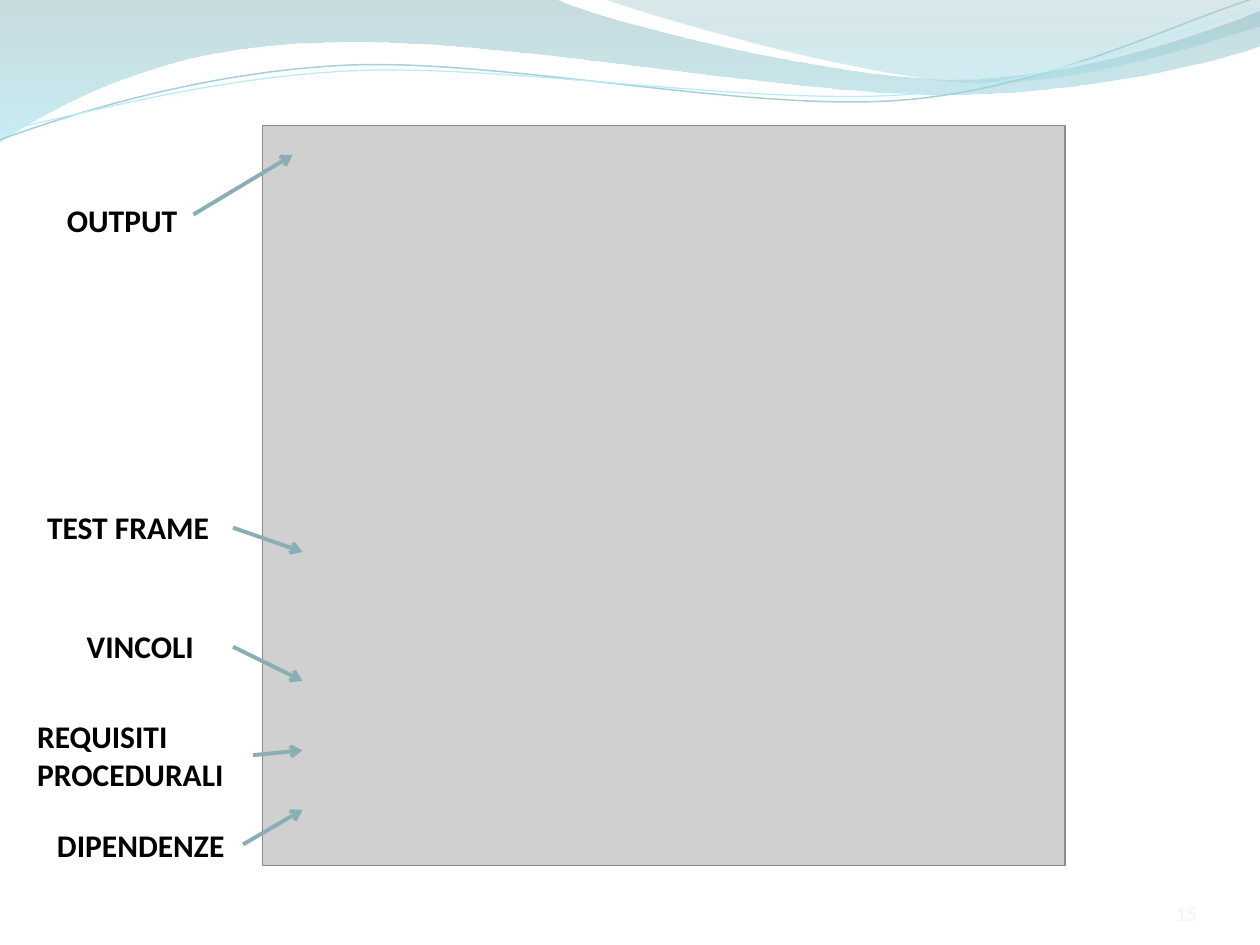
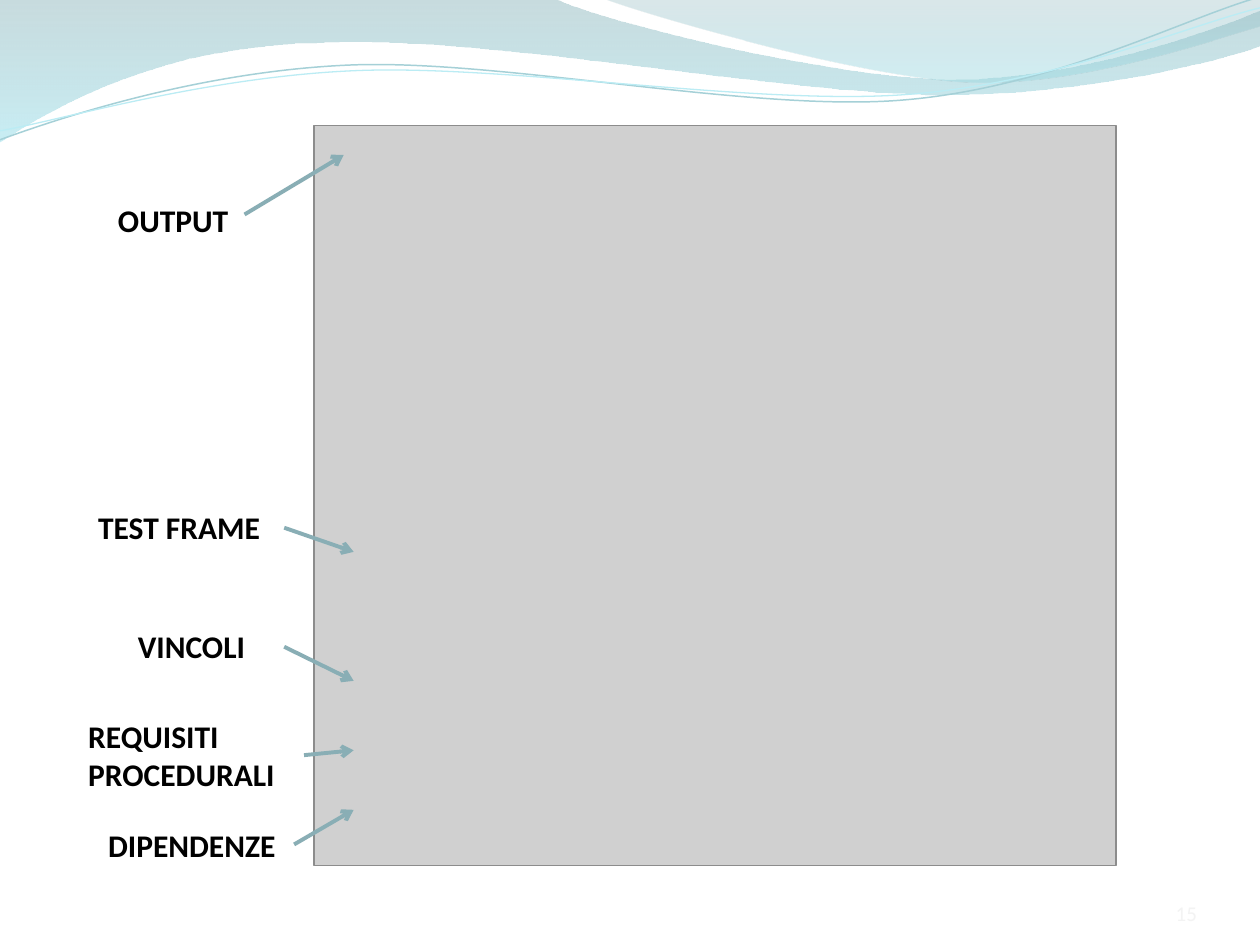
Before and after one commit to ammirate/at-silo, a slide deck: slide 15 of Presentazione/Atsilo2/Ferrara/Ferrara_M_PresentazioneFinale.pptx. Drawn at 1260x945 pixels with LibreOffice and Linux fonts; fonts in the diff are those of the drawing; grey boxes stand for pictures. Boxes give left, top, right and bottom in pixels: in the first picture for what was removed or moved away, otherwise in the second. Text is boxed around its words. In the diff, an @@ line names an element or a change of style, - is before the commit and + after.

```diff
--- a/Presentazione/Atsilo2/Ferrara/Ferrara_M_PresentazioneFinale.pptx
+++ b/Presentazione/Atsilo2/Ferrara/Ferrara_M_PresentazioneFinale.pptx
@@ 5 texts, 5 arrows, 1 picture: place and size @@
-5 texts, 5 arrows, 1 picture at bbox=[37, 125, 1066, 866]
+5 texts, 5 arrows, 1 picture at bbox=[88, 125, 1116, 866]
```
Also in this commit, not shown: 10 other slides changed, 2 slides added.
